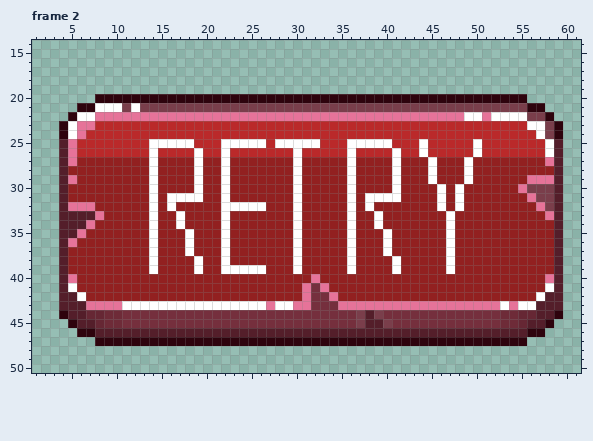
File history of a pixel-art file, docs/assets/buttons/LateNighCoffe/Green/aseprite-files/RetryButton.aseprite. Above: the version before the commit.
64x64 pixels, 2 frames. Colours within 5 levels of each other are drawn and written as one. Shown: frame 2: x 1..61, y 14..50.
The same view after the edit:
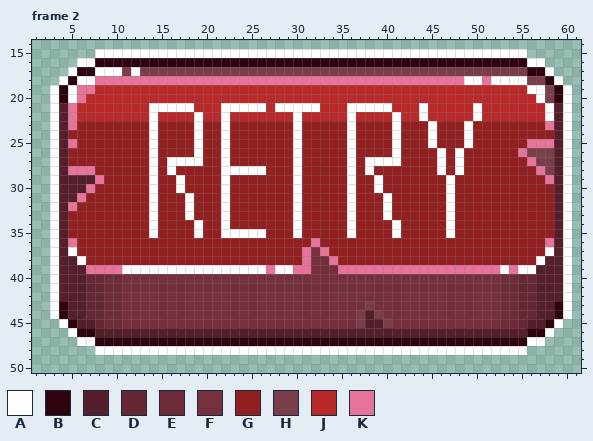
Palette (. is transparent): A #ffffff  B #2e030d  C #541e2a  D #662734  E #6e2b38  F #752f3d  G #922020  H #7a3e4b  J #ba292a  K #e67399
What changed:
Changed rows in their new state; - is an unchanged pixel.
Frame 2, layers "Layer 1", "Layer":
first column x 3:
15 -----AAAAAAAAAAAAAAAAAAAAAAAAAAAAAAAAAAAAAAAAAAAAAAAA-----
16 ---AABBBBBBBBBBBBBBBBBBBBBBBBBBBBBBBBBBBBBBBBBBBBBBBBAA---
17 --ABBAAAHAHHHHHHHHHHHHHHHHHHHHHHHHHHHHHHHHHHHHHHHHHHHBBA--
18 -ABAAKKKKKKKKKKKKKKKKKKKKKKKKKKKKKKKKKKKKKKKKKAAKAAAAHHBA-
19 ABAKKJJJJJJJJJJJJJJJJJJJJJJJJJJJJJJJJJJJJJJJJJJJJJJJJAAHBA
20 ABAKJJJJJJJJJJJJJJJJJJJJJJJJJJJJJJJJJJJJJJJJJJJJJJJJJJAHBA
21 ACKJJJJJJJJAAAAAJJJAAAAAJAAAAAJJJAAAAAJJJAJJJJJAJJJJJJJACA
22 ACKJJJJJJJJAJJJJAJJAJJJJJJJAJJJJJAJJJJAJJAJJJJJ-JJJJJJJACA
23 ACKGGGGGGGGAGGGGAGGAGGGGGGGAGGGGGAGGGGAGGGAGGGAGGGGGGGGKCA
24 ACGGGGGGGGGAGGGGAGGAGGGGGGGAGGGGGAGGGGAGGGAGGGAGGGGGGGGGCA
25 A--GGGGGGGG-GGGGAGG-GGGGGGG-GGGGG-GGGGAGGGAGGGAGGGGGGKKK-A
26 A-GGGGGGGGG-GGGG-GG-GGGGGGG-GGGGG-GGGG-GGGGAGAGGGGGGKHHH-A
27 A-G----------AAA-------------------AAA----GA-AG------KHH-A
28 A-KKK--------A--G---AAAA-----------A--G---GA-AG-------KH-A
29 A-CCCK--------A-G-------------------A-G---G-A-G------GG--A
30 A-CCK---------A-G-------------------A-G----GAG------GGGG-A
31 A-CK---------GG-G------------------GG-G----GAG-------GGG-A
32 A--GG--------G-A----GGGG-----------G-A-----GAG--------GG-A
33 A-GGGG--------GA--------------------GA-----------------G-A
34 A-GGG---------G-A-------------------G-A------------------A
35 A-GG-----------GA---AAAA-------------GA------------------A
36 A----------G---G---G-------G-K---G---G------G----------K-A
37 A-A--------G---G---G-------GKFK--G---G------G----------A-A
38 A-CA-------G----G--G-------GKFFK-G----G-----G---------AC-A
39 A-CCKKKKAAA-AAAA-AA-----KAAKKFFFKKKKKKKKKKKKKKKKKKAKAACC-A
40 A-CCDDEEFFFFFFFFFFFFFFFFFFFFFFFFFFFFFFFFFFFFFFFFFFEEDDCC-A
41 A-CCDDEEFFFFFFFFFFFFFFFFFFFFF-FFFFFFFFFFFFFFFFFFFFEEDDCC-A
42 A--CDDEEFFFFFFFFFFFFFFFFFFFFF--FFFFFFFFFFFFFFFFFFFEEDDC--A
43 AB--DDEEFFFFFFFFFFFFFFFFFFFFF---FFFHFFFFFFFFFFFFFFEEDD--BA
44 A--------------------------------------------------------A
45 -A------------------------------------------------------A-
46 --A----------------------------------------------------A--
47 ---AA------------------------------------------------AA---
48 -----AAAAAAAAAAAAAAAAAAAAAAAAAAAAAAAAAAAAAAAAAAAAAAAA-----
